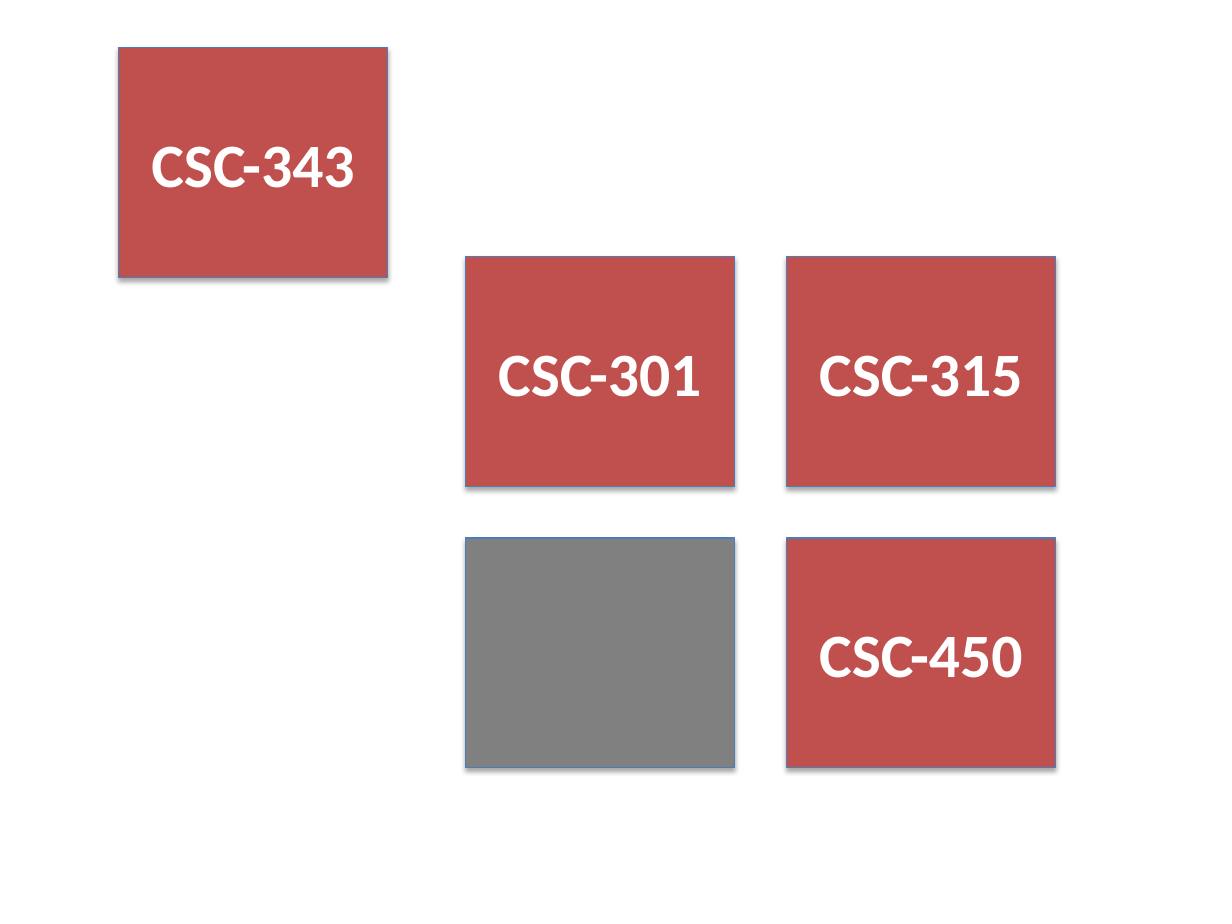
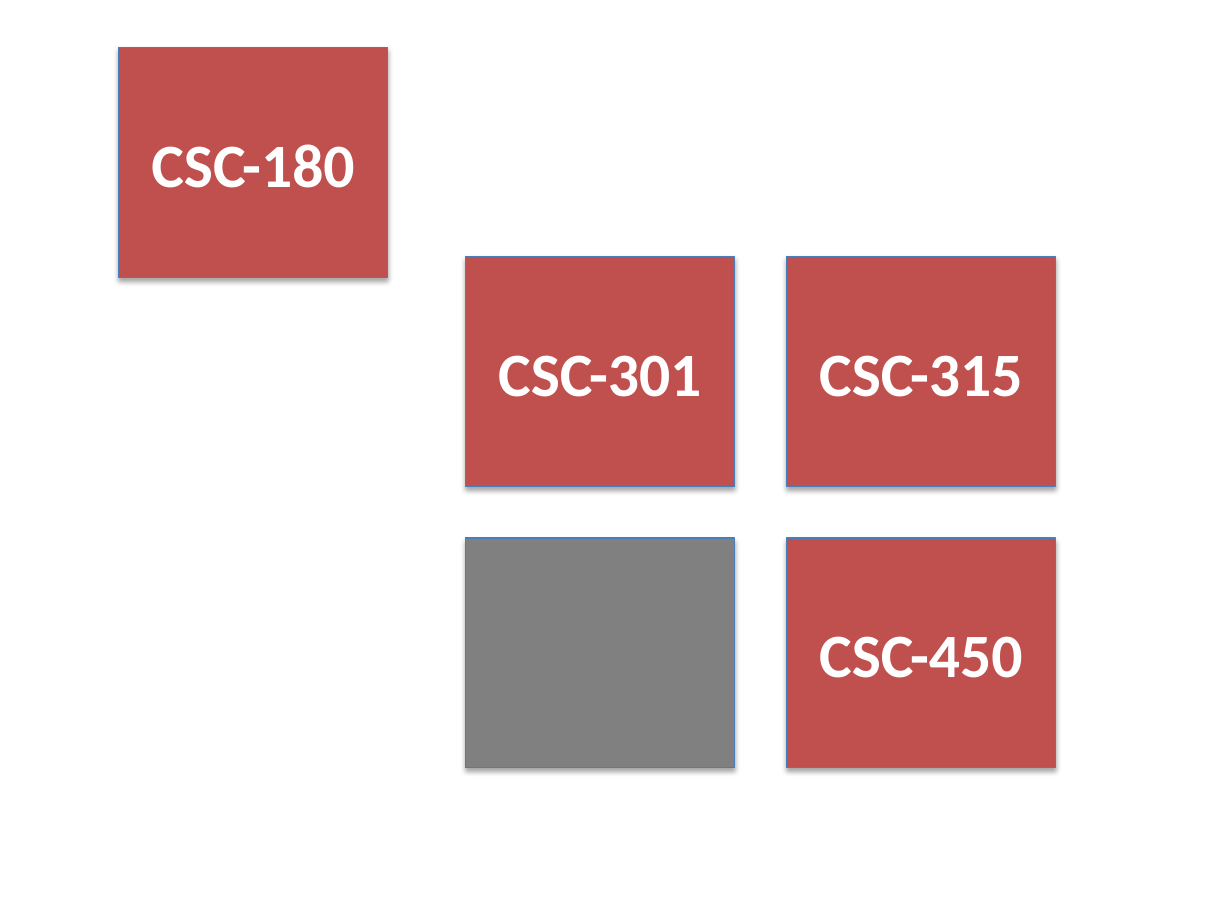
Before and after one commit to gdancik/gdancik.github.io, a slide deck: slide 1 of img/portfolio/img.pptx. Drawn at 1232x924 pixels with LibreOffice and Linux fonts; fonts in the diff are those of the drawing. Boxes give left, top, right and bottom in pixels: in the first picture for what was removed or moved away, otherwise in the second. Text is boxed around its words. In the diff, an @@ line names an element or a change of style, - is before the commit and + after.

```diff
--- a/img/portfolio/img.pptx
+++ b/img/portfolio/img.pptx
@@ text in rectangle at (151, 144, 354, 188): text changed @@
-CSC-343
+CSC-180
```
Also in this commit, not shown: 2 other files.
